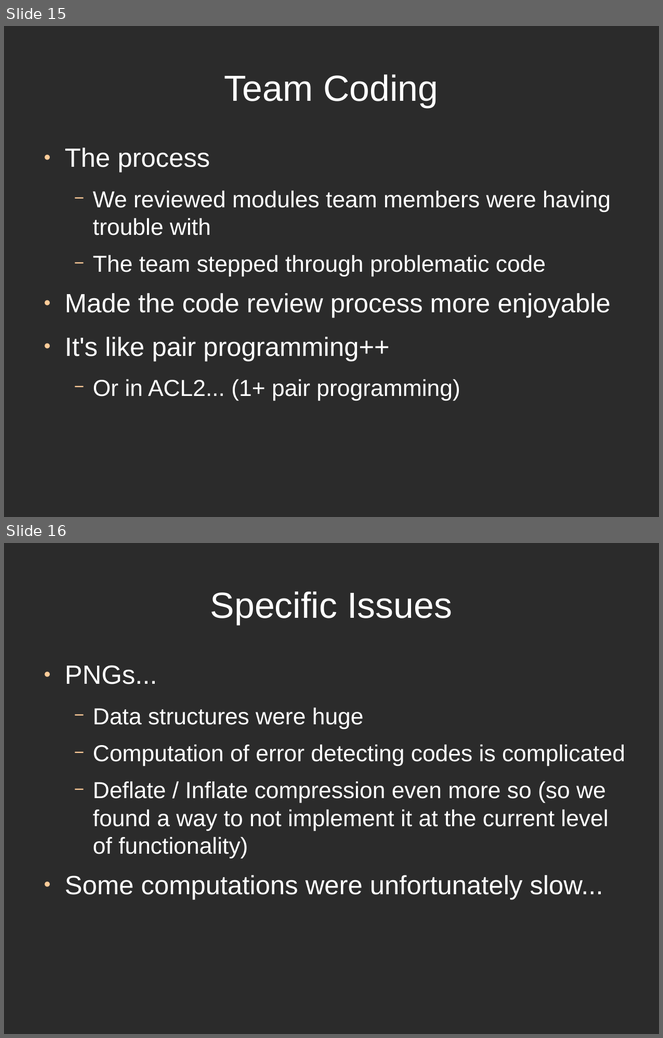
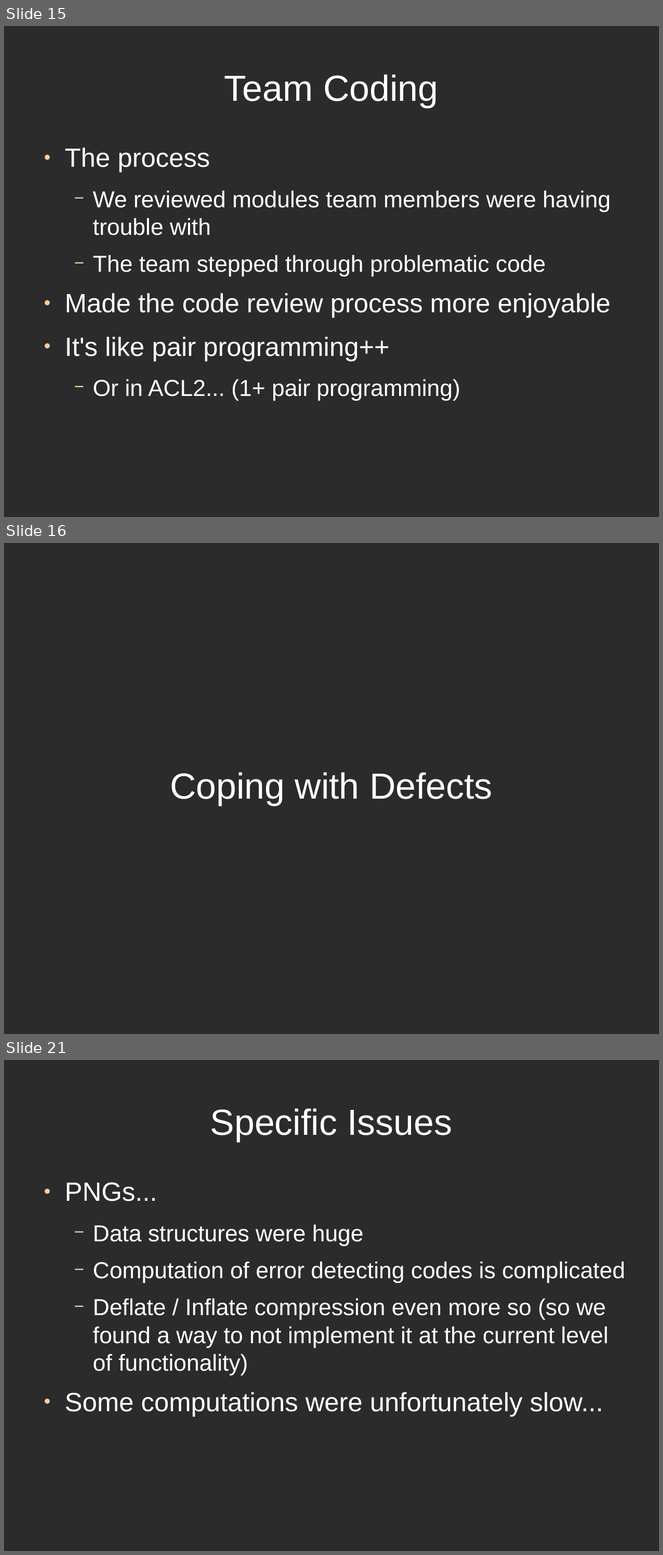
Before and after one commit to directrix1/se2, a slide deck: wip/SE2Presentation.odp. Shown one above the other, each under a label of ours: slides 15 and 16 before the commit, slides 15, 16 and 21 after it; the slides between them are not shown. The pictures are 663x1038 and 663x1555 pixels, drawn with LibreOffice and Linux fonts; fonts in the diff are those of the drawing; background and template pictures are left out; a plain dark background stands for a picture behind light text. Boxes give left, top, right and bottom in pixels: in the first picture for what was removed or moved away, otherwise in the second. Text is boxed around its words. In the diff, an @@ line names an element or a change of style, - is before the commit and + after.

```diff
--- a/wip/SE2Presentation.odp
+++ b/wip/SE2Presentation.odp
@@ slide 16 added at (4,543,659,1034), background picture (left out) @@
@@ title added at (170,772,493,806), 44 pt, text #FFFFFF @@
+Coping with Defects
@@ what was slide 16 is now slide 21 @@
```
Also in this commit, not shown: 4 other slides added, 1 other file.
